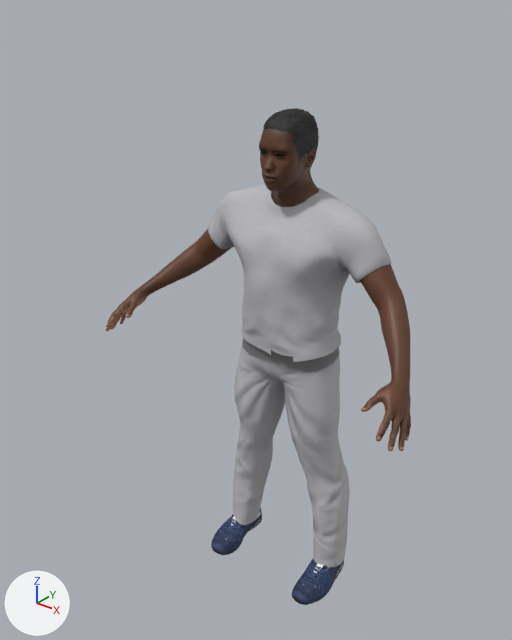
A saved change to the glTF model shut-the-door/lab/assets/catcher.glb.
Camera for both pictures: a camera (50 mm lens) standing at (1.258, -1.784, 2.056) and looking at (-0.056, -0.142, 1.038). The lights are fixed; the arrows at lower left show +X, +Y and +Z. The older version comes first. Vertices at exactly the same position are counted once.
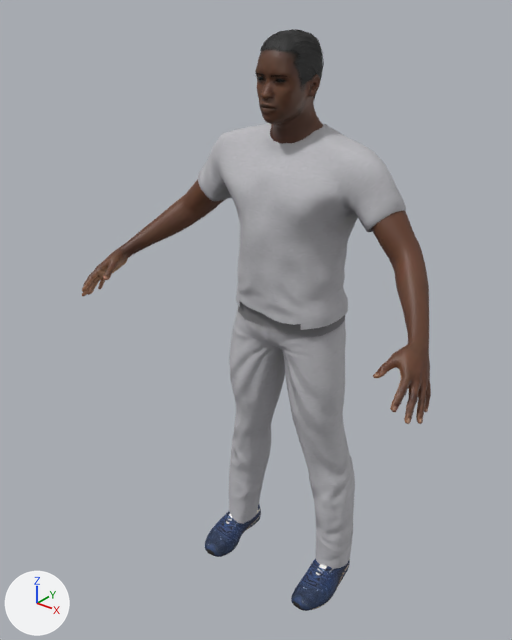
Patch to the scene script:
```diff
--- a/shut-the-door/lab/assets/catcher.glb.py
+++ b/shut-the-door/lab/assets/catcher.glb.py
@@ me_mesh_0 @@
 # used by ob_mesh_0; location = (0.0, 0.0, 0.0)
-me_mesh_0.from_pydata(...)  # 8510 vertices, 16932 faces; spans x -0.588..0.588, y -0.375..0.055, z 0.908..1.7
+me_mesh_0.from_pydata(...)  # 8510 vertices, 16932 faces; spans x -0.648..0.648, y -0.419..0.057, z 1.041..1.916
+# me_mesh_0 part 1: 8510 of 8510 vertices moved; they spanned x -0.588..0.588, y -0.375..0.055, z 0.908..1.7 and now span x -0.648..0.648, y -0.419..0.057, z 1.041..1.916; mean shift (0.0, -0.019, 0.175)
 me_mesh_0.materials.append(mat_skin)
@@ me_mesh_4 @@
 # used by ob_mesh_4; location = (0.0, 0.0, 0.0)
-me_mesh_4.from_pydata(...)  # 865 vertices, 1050 faces; spans x -0.075..0.076, y -0.137..0.055, z 1.5..1.705
+me_mesh_4.from_pydata(...)  # 865 vertices, 1050 faces; spans x -0.081..0.082, y -0.149..0.059, z 1.7..1.921
+# me_mesh_4 part 2: the whole mesh is scaled about its middle by 1.08, then moved by (0.0, -0.003, 0.208)
 me_mesh_4.materials.append(mat_hair)
@@ me_mesh_5 @@
 # used by ob_mesh_5; location = (0.0, 0.0, 0.0)
-me_mesh_5.from_pydata(...)  # 3415 vertices, 6580 faces; spans x -0.352..0.339, y -0.172..0.109, z 0.064..1.466
+me_mesh_5.from_pydata(...)  # 3476 vertices, 6702 faces; spans x -0.386..0.371, y -0.186..0.115, z 0.071..1.661
+# me_mesh_5 part 3: the loose piece of 2529 vertices spanning x -0.352..0.339, y -0.172..0.109, z 0.94..1.466 is rebuilt with 2590 vertices and now spans x -0.386..0.371, y -0.186..0.115, z 1.063..1.661
+# me_mesh_5 part 4: the loose piece of 886 vertices spanning x -0.252..0.256, y -0.142..0.105, z 0.064..0.998 is rebuilt with 886 vertices and now spans x -0.273..0.278, y -0.153..0.113, z 0.071..1.145
 me_mesh_5.materials.append(mat_male_casualsuit06)
@@ me_mesh_6 @@
 # used by ob_mesh_6; location = (0.0, 0.0, 0.0)
-me_mesh_6.from_pydata(...)  # 1594 vertices, 3064 faces; spans x -0.263..0.263, y -0.221..0.053, z -0.018..0.218
+me_mesh_6.from_pydata(...)  # 1594 vertices, 3064 faces; spans x -0.286..0.286, y -0.241..0.063, z -0.02..0.24
+# me_mesh_6 part 5: the loose piece of 653 vertices spanning x 0.147..0.263, y -0.221..0.053, z -0.018..0.097 is scaled about its middle by 1.11, then moved by (0.016, -0.005, 0.004)
+# me_mesh_6 part 6: the loose piece of 653 vertices spanning x -0.263..-0.147, y -0.221..0.053, z -0.018..0.097 is scaled about its middle by 1.11, then moved by (-0.016, -0.005, 0.004)
+# other edits to the shape of me_mesh_6 do not show in these pictures
 me_mesh_6.materials.append(mat_shoes06)
```

Pixel boxes [x1, y1, x2, y2] of what changed, in the pictures (512 x 640 px; the box of a moved part takes in the faces that stretch with it):
'Mesh_5', reshaped (13% wider, 17% taller): before [208, 186, 392, 567]; after [198, 123, 406, 569]
'Mesh_0', reshaped (14% wider, 16% taller): before [106, 128, 411, 451]; after [82, 49, 431, 424]
'Mesh_6', reshaped (9% wider, 8% taller): before [211, 507, 344, 605]; after [205, 505, 350, 611]
'Mesh_4', moved, rescaled (14% wider, 17% taller): before [263, 108, 319, 167]; after [260, 29, 324, 98]
part 3 of me_mesh_5, rebuilt (13% wider, 18% taller): before [208, 186, 392, 362]; after [198, 123, 406, 330]
part 4 of me_mesh_5, rebuilt (8% wider, 17% taller): before [233, 338, 350, 567]; after [229, 302, 355, 569]
part 5 of me_mesh_6, moved or reshaped: before [292, 559, 344, 605]; after [291, 558, 350, 611]
part 6 of me_mesh_6, moved or reshaped: before [211, 507, 262, 555]; after [205, 505, 261, 557]
